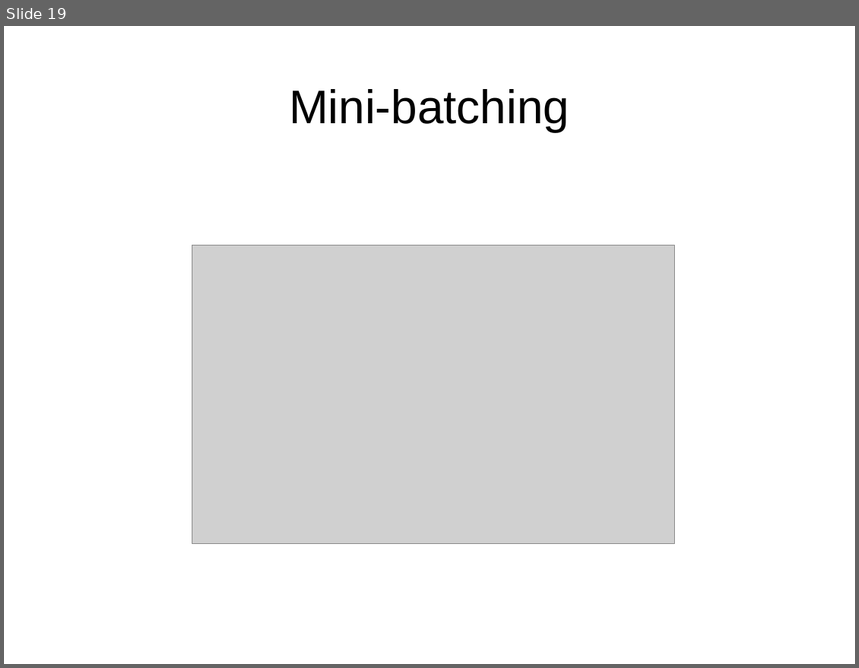
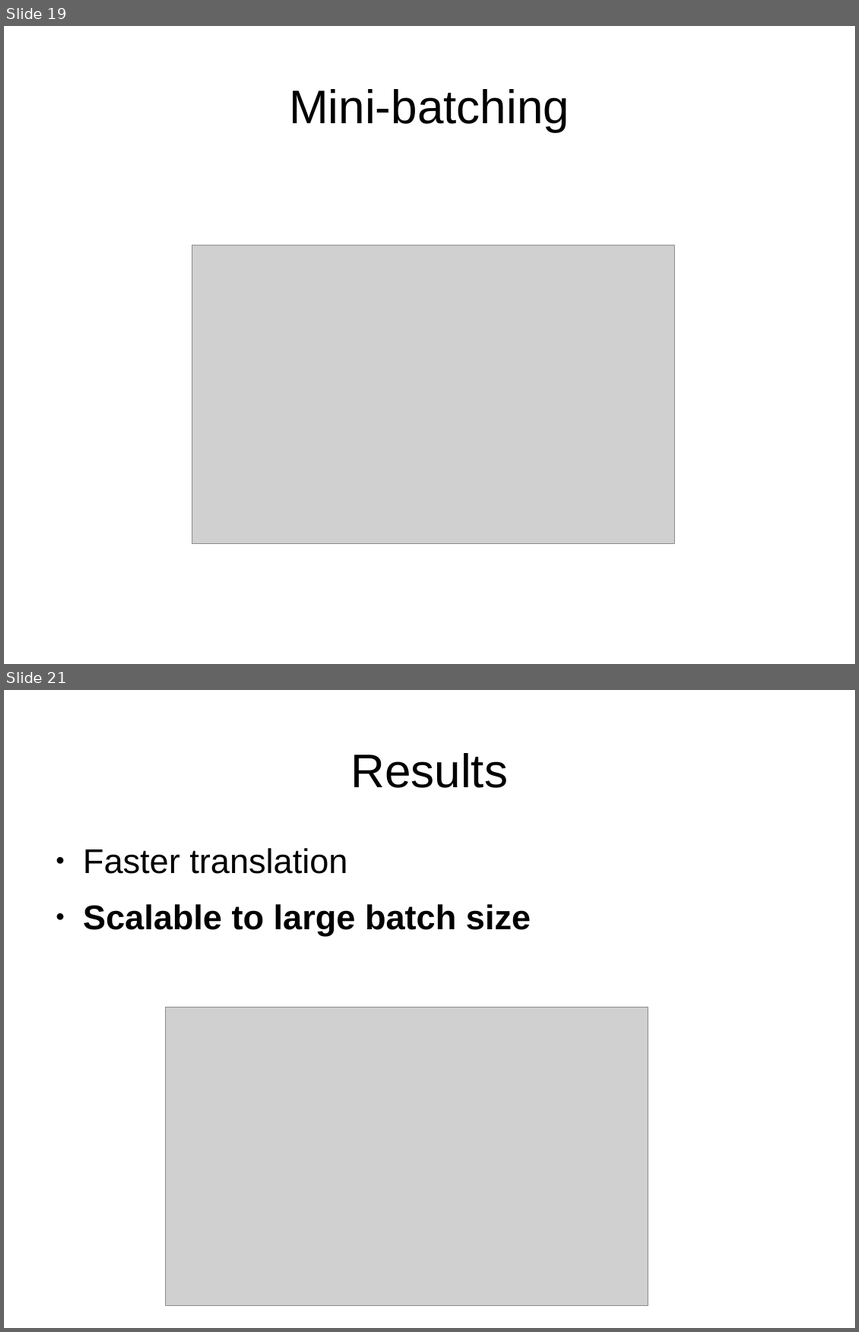
Before and after one commit to hieuhoang/papers, a slide deck: ms.2019/nmt.odp. Shown one above the other, each under a label of ours: slide 19 before the commit, slides 19 and 21 after it; the slides between them are not shown. The pictures are 859x668 and 859x1332 pixels, drawn with LibreOffice and Linux fonts; fonts in the diff are those of the drawing; grey boxes stand for pictures. Boxes give left, top, right and bottom in pixels: in the first picture for what was removed or moved away, otherwise in the second. Text is boxed around its words. In the diff, an @@ line names an element or a change of style, - is before the commit and + after.

```diff
--- a/ms.2019/nmt.odp
+++ b/ms.2019/nmt.odp
@@ slide 21 added at (4, 690, 855, 1328), background #FFFFFF @@
@@ title added at (351, 753, 508, 788), 44 pt, text #000000 @@
+Results
@@ text added at (83, 848, 531, 936), 32 pt, text #000000, bold @@
+● Faster translation
+● Scalable to large batch size
@@ picture added at (165, 1008, 648, 1306) @@
```
Also in this commit, not shown: 1 slide changed, 6 other slides added, 1 slide removed, 2 other files.
